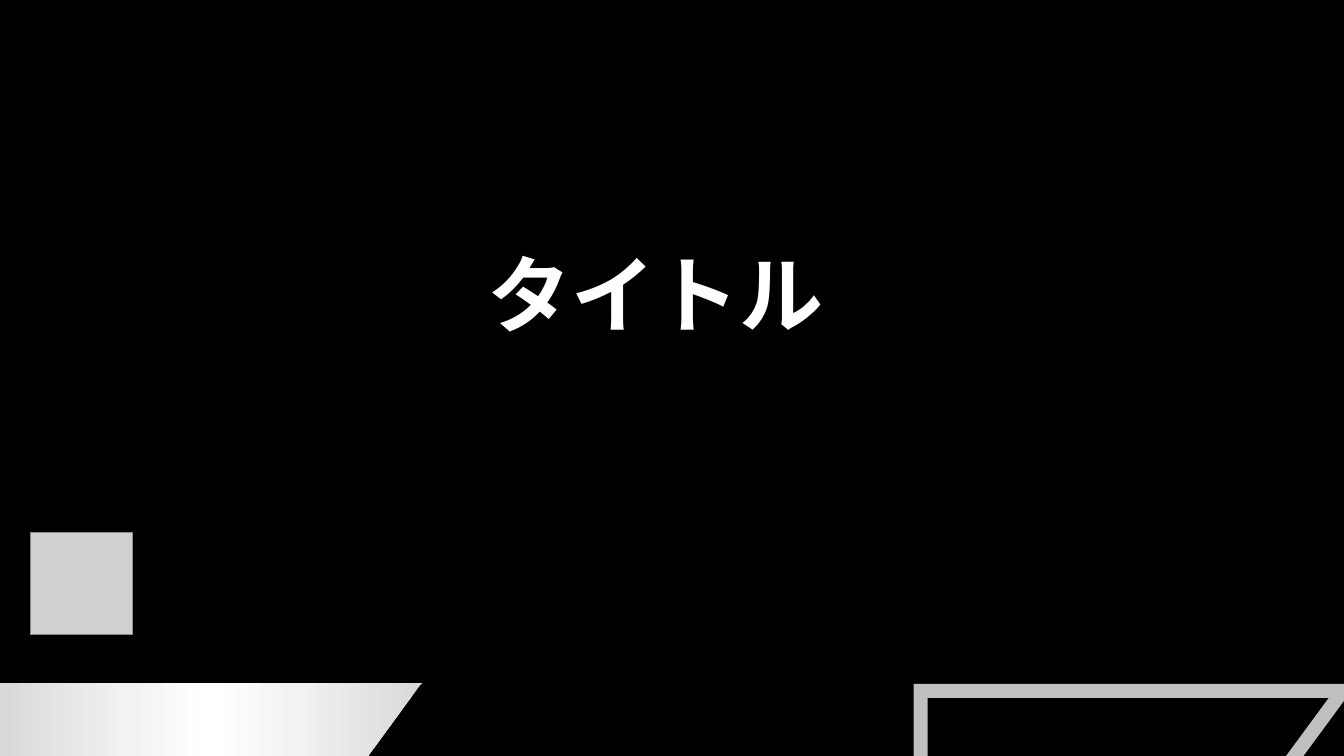
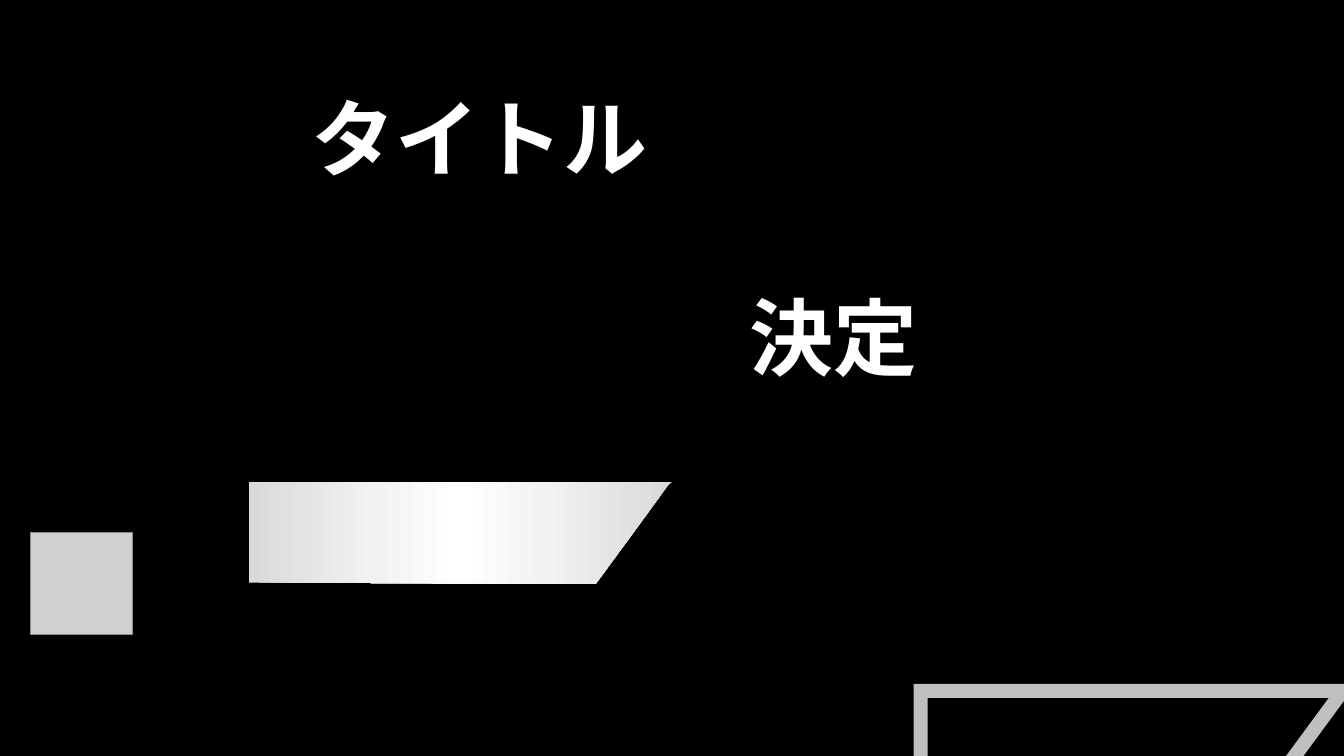
Before and after one commit to YuukiReiya/RhythmGame, a slide deck: slide 19 of resource.pptx (slide 8 before the commit). Drawn at 1344x756 pixels with LibreOffice and Linux fonts; fonts in the diff are those of the drawing; grey boxes stand for pictures. Boxes give left, top, right and bottom in pixels: in the first picture for what was removed or moved away, otherwise in the second. Text is boxed around its words. In the diff, an @@ line names an element or a change of style, - is before the commit and + after.

```diff
--- a/resource.pptx
+++ b/resource.pptx
@@ text "タイトル": place and size @@
-text "タイトル" at bbox=[487, 256, 823, 332]
+text "タイトル" at bbox=[312, 100, 648, 176]
@@ text added at bbox=[750, 297, 918, 377], 60 pt, text #FFFFFF, bold @@
+決定
@@ freeform shape: place and size @@
-freeform shape at bbox=[0, 683, 423, 756]
+freeform shape at bbox=[249, 482, 673, 584]
```
Also in this commit, not shown: 3 other slides changed, 11 slides added.
